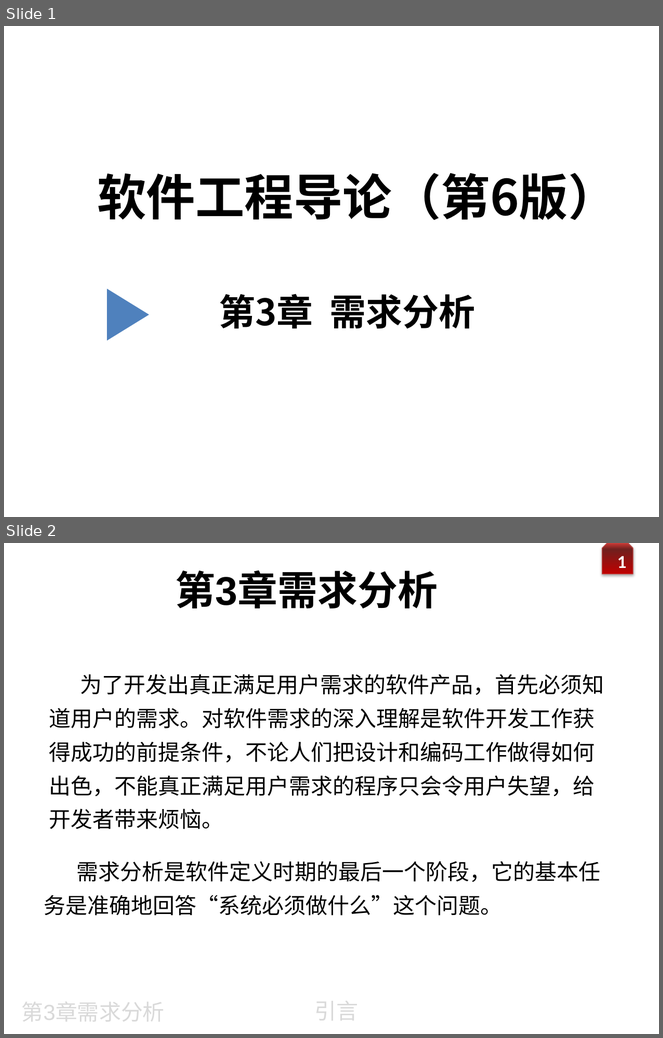
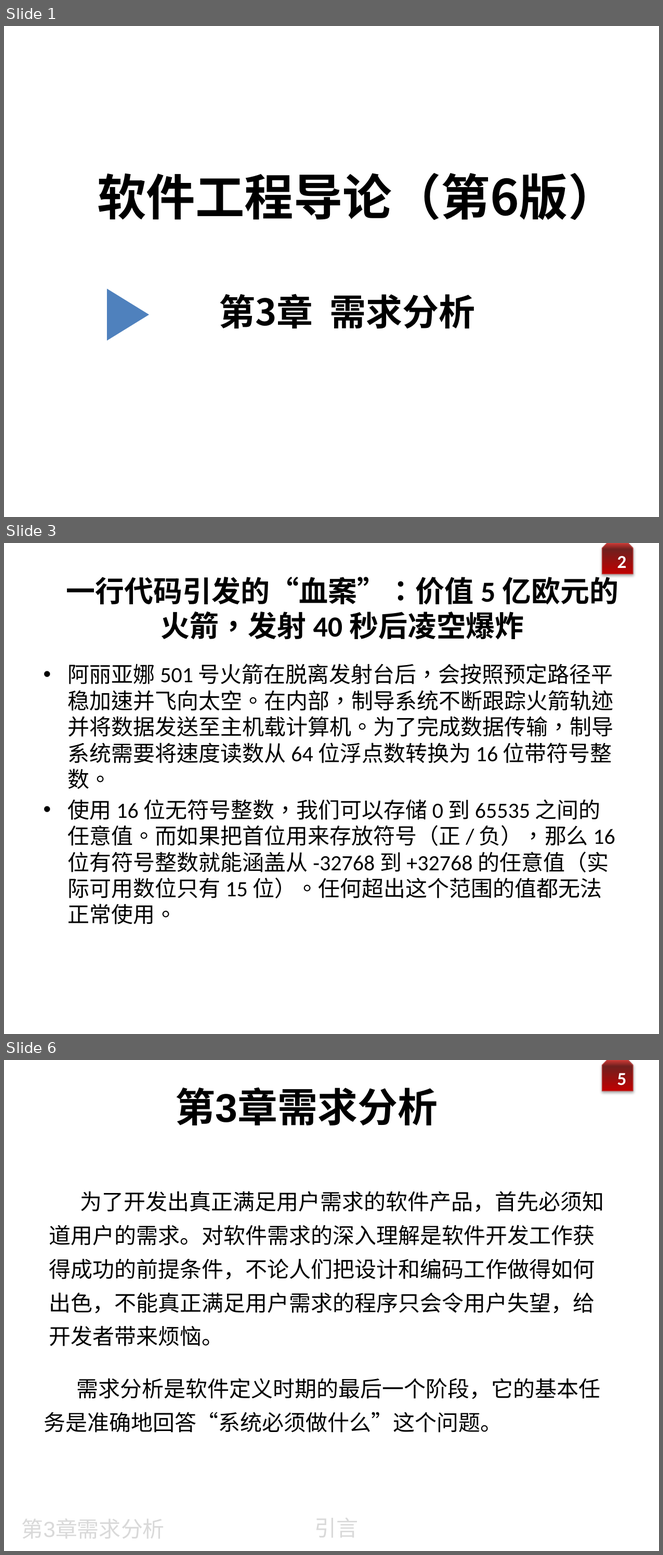
Before and after one commit to zeemeil/zeemeil.github.io, a slide deck: files/2025_1_SE/0310_SE_chapter3_requirement.pptx. Shown one above the other, each under a label of ours: slides 1 and 2 before the commit, slides 1, 3 and 6 after it; the slides between them are not shown. The pictures are 663x1038 and 663x1555 pixels, drawn with LibreOffice and Linux fonts; fonts in the diff are those of the drawing; background and template pictures are left out. Boxes give left, top, right and bottom in pixels: in the first picture for what was removed or moved away, otherwise in the second. Text is boxed around its words. In the diff, an @@ line names an element or a change of style, - is before the commit and + after.

```diff
--- a/files/2025_1_SE/0310_SE_chapter3_requirement.pptx
+++ b/files/2025_1_SE/0310_SE_chapter3_requirement.pptx
@@ slide 3 added at [4, 543, 659, 1034], background picture (left out); not listed: 2 template elements that a slide beside it also shows @@
@@ text added at [66, 572, 619, 640], 32 pt, text #000000, bold @@
+一行代码引发的“血案”：价值 5 亿欧元的火箭，发射 40 秒后凌空爆炸
@@ text added at [68, 664, 616, 925], 24 pt, text #000000 @@
+• 阿丽亚娜 501 号火箭在脱离发射台后，会按照预定路径平稳加速并飞向太空。在内部，制导系统不断跟踪火箭轨迹并将数据发送至主机载计算机。为了完成数据传输，制导系统需要将速度读数从 64 位浮点数转换为 16 位带符号整数。
+• 使用 16 位无符号整数，我们可以存储 0 到 65535 之间的任意值。而如果把首位用来存放符号（正 / 负），那么 16 位有符号整数就能涵盖从 -32768 到 +32768 的任意值（实际可用数位只有 15 位）。任何超出这个范围的值都无法正常使用。
@@ what was slide 2 is now slide 6 @@
@@ page number at [618, 1070, 627, 1085]: text changed @@
-1
+5
```
Also in this commit, not shown: 3 slides changed, 3 other slides added, 4 other files.
